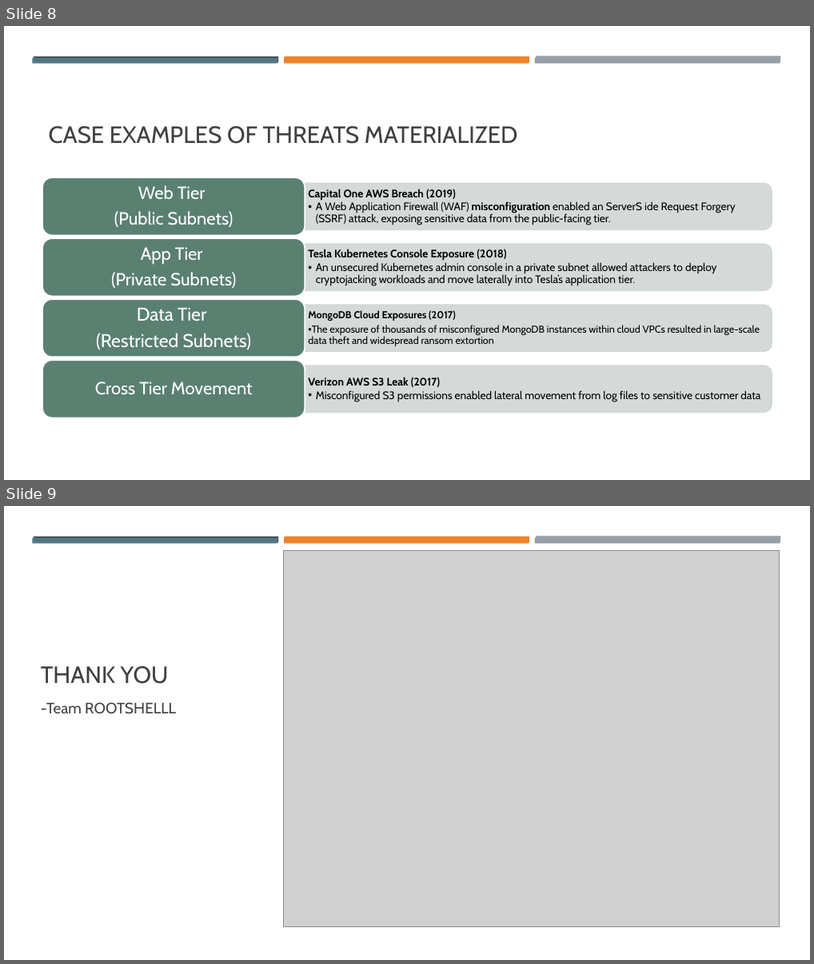
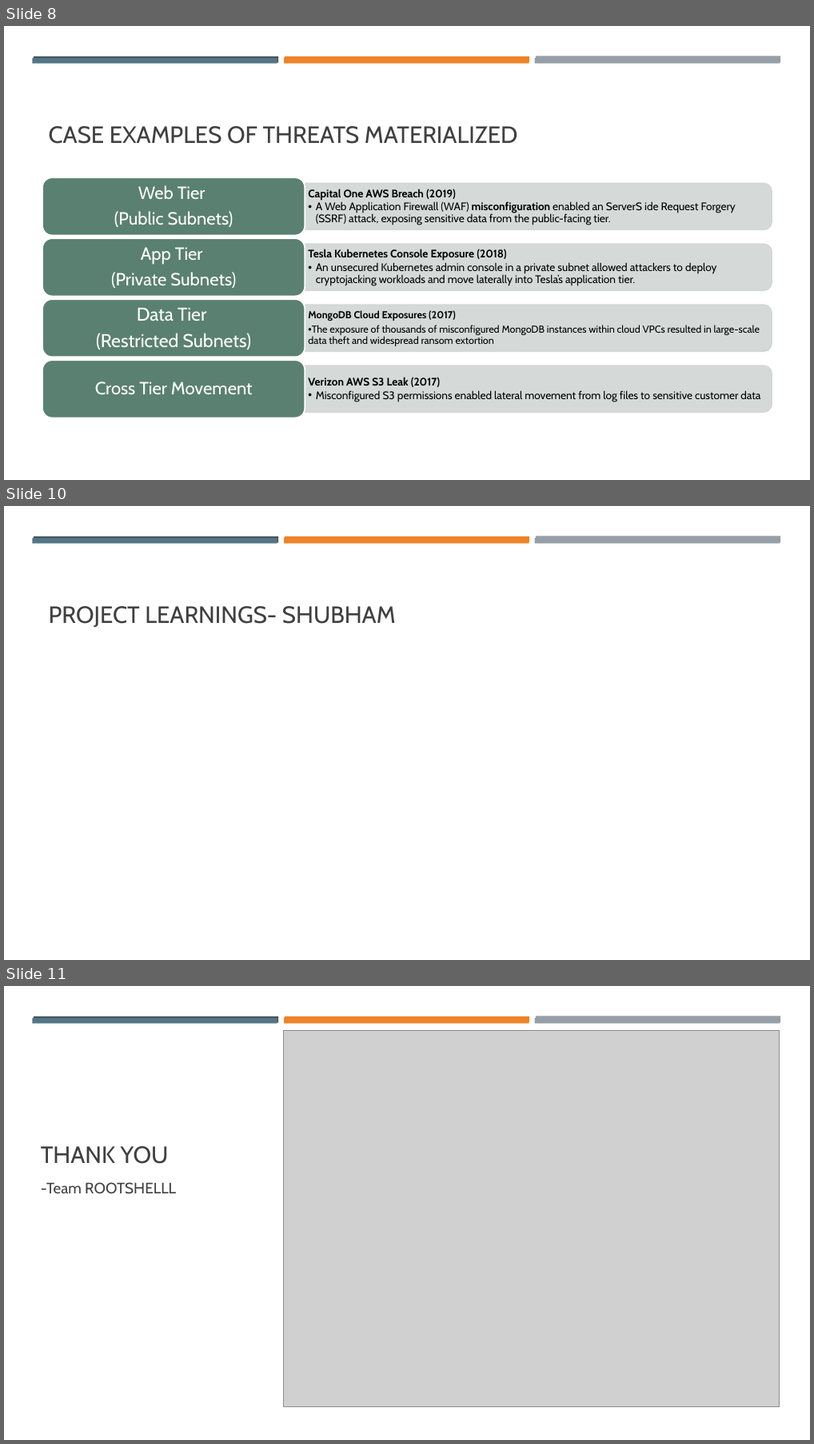
Before and after one commit to opandey1/Group6-Cloud-Network-Assessment, a slide deck: presentation/Cloud Network Security Threat Analysis.pptx. Shown one above the other, each under a label of ours: slides 8 and 9 before the commit, slides 8, 10 and 11 after it; the slides between them are not shown. The pictures are 814x964 and 814x1444 pixels, drawn with LibreOffice and Linux fonts; fonts in the diff are those of the drawing; grey boxes stand for pictures. Boxes give left, top, right and bottom in pixels: in the first picture for what was removed or moved away, otherwise in the second. Text is boxed around its words. In the diff, an @@ line names an element or a change of style, - is before the commit and + after.

Commit message:
Added missing slides in the Draft
Slides for Best Practice and Project learnings added.

```diff
--- a/presentation/Cloud Network Security Threat Analysis.pptx
+++ b/presentation/Cloud Network Security Threat Analysis.pptx
@@ slide 10 added at box(4, 506, 810, 960), background #FFFFFF; not listed: 6 template elements that a slide beside it also shows @@
@@ title added at box(49, 606, 396, 627), 28 pt, text #404040 @@
+PROJECT LEARNINGS- SHUBHAM
@@ what was slide 9 is now slide 11 @@
```
Also in this commit, not shown: 3 slides changed, 1 other slide added.
